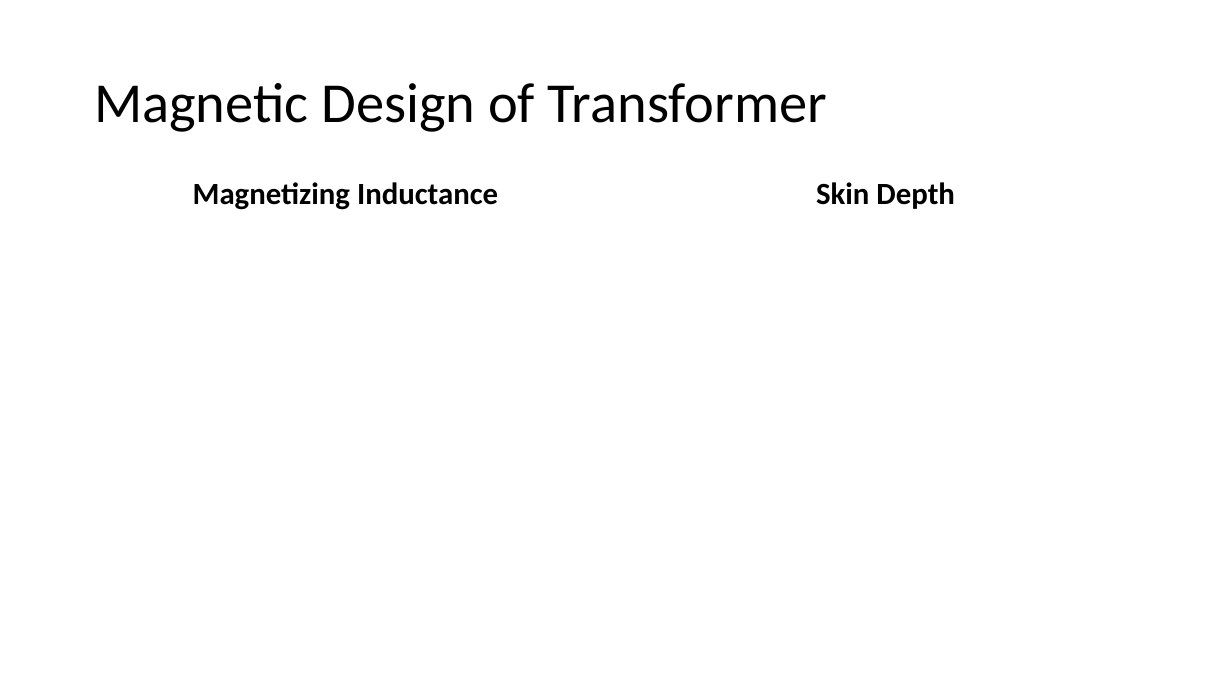
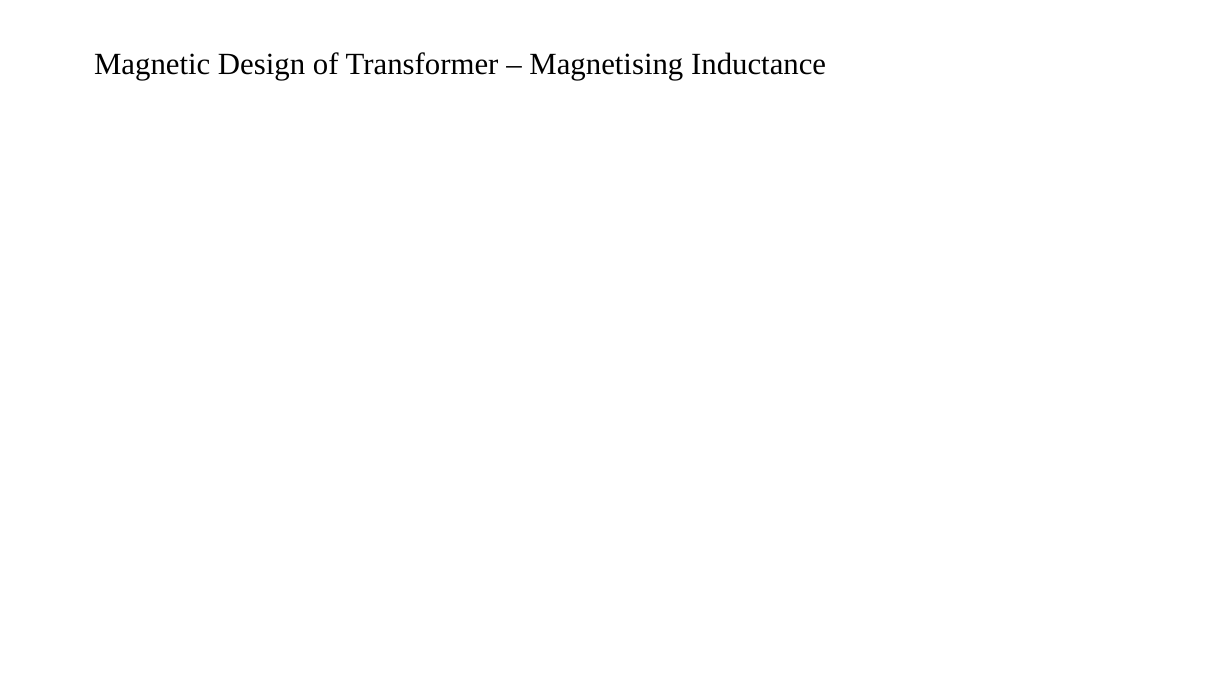
Before and after one commit to mustafayildz/EE464-Term-Project-, a slide deck: slide 22 of EE464_Proje_Sunu.pptx (slide 11 before the commit). Drawn at 1232x693 pixels with LibreOffice and Linux fonts; fonts in the diff are those of the drawing; grey boxes stand for pictures. Boxes give left, top, right and bottom in pixels: in the first picture for what was removed or moved away, otherwise in the second. Text is boxed around its words. In the diff, an @@ line names an element or a change of style, - is before the commit and + after.

```diff
--- a/EE464_Proje_Sunu.pptx
+++ b/EE464_Proje_Sunu.pptx
@@ title at (94, 52, 826, 80): text changed; size 44 to 24 pt; font Calibri to Times New Roman @@
-Magnetic Design of Transformer
+Magnetic Design of Transformer – Magnetising Inductance
@@ text removed at (193, 182, 498, 210) @@
-Magnetizing Inductance
@@ text removed at (816, 182, 955, 209) @@
-Skin Depth
```
Also in this commit, not shown: 16 other slides changed, 14 slides added, 1 slide removed, 1 other file.
